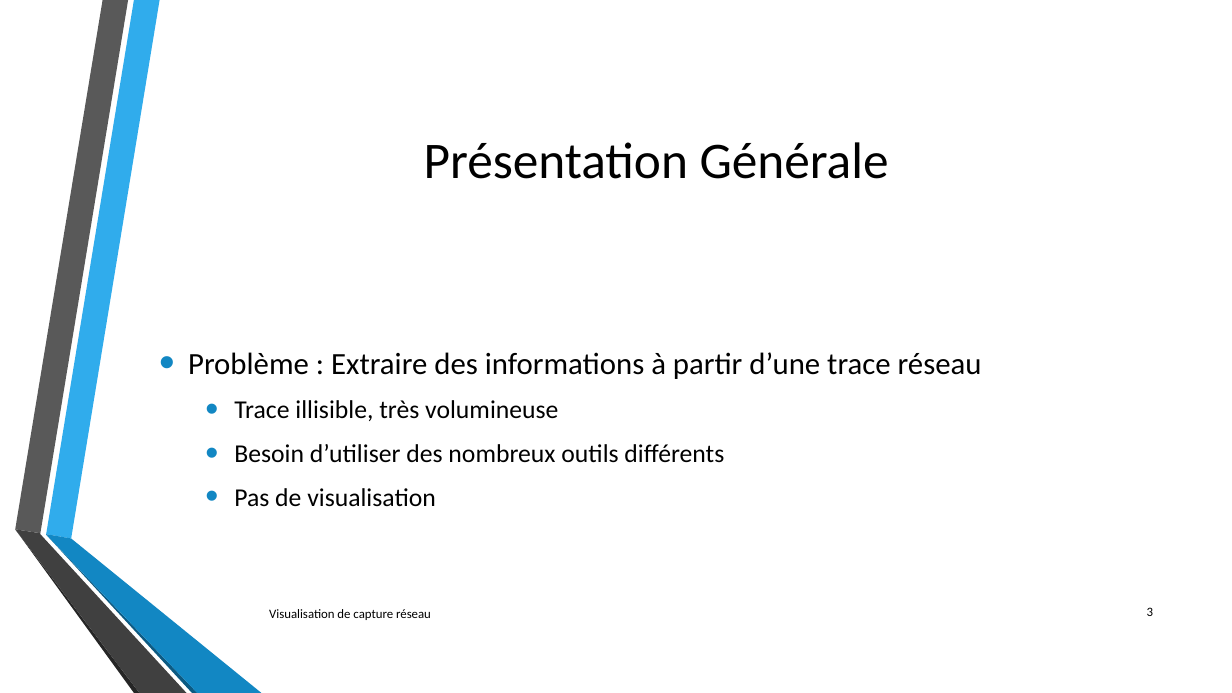
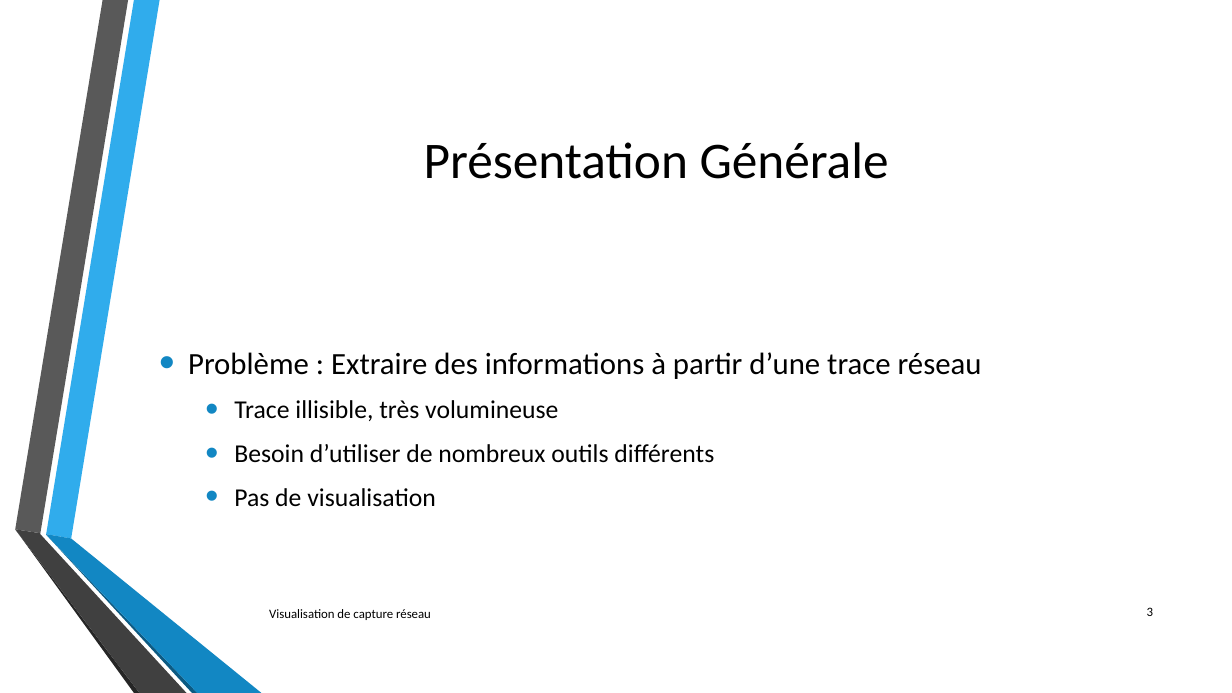
Before and after one commit to lechinoix/Pcap-visualization-project, a slide deck: slide 3 of Outils de visualisation de capture réseau.pptx. Drawn at 1232x693 pixels with LibreOffice and Linux fonts; fonts in the diff are those of the drawing; background and template pictures are left out. Boxes give left, top, right and bottom in pixels: in the first picture for what was removed or moved away, otherwise in the second. Text is boxed around its words. In the diff, an @@ line names an element or a change of style, - is before the commit and + after.

```diff
--- a/Outils de visualisation de capture réseau.pptx
+++ b/Outils de visualisation de capture réseau.pptx
@@ text at box(234, 444, 714, 463): text changed @@
-  • Besoin d’utiliser des nombreux outils différents
+  • Besoin d’utiliser de nombreux outils différents
```
Also in this commit, not shown: 9 other slides changed, 4 slides added.
